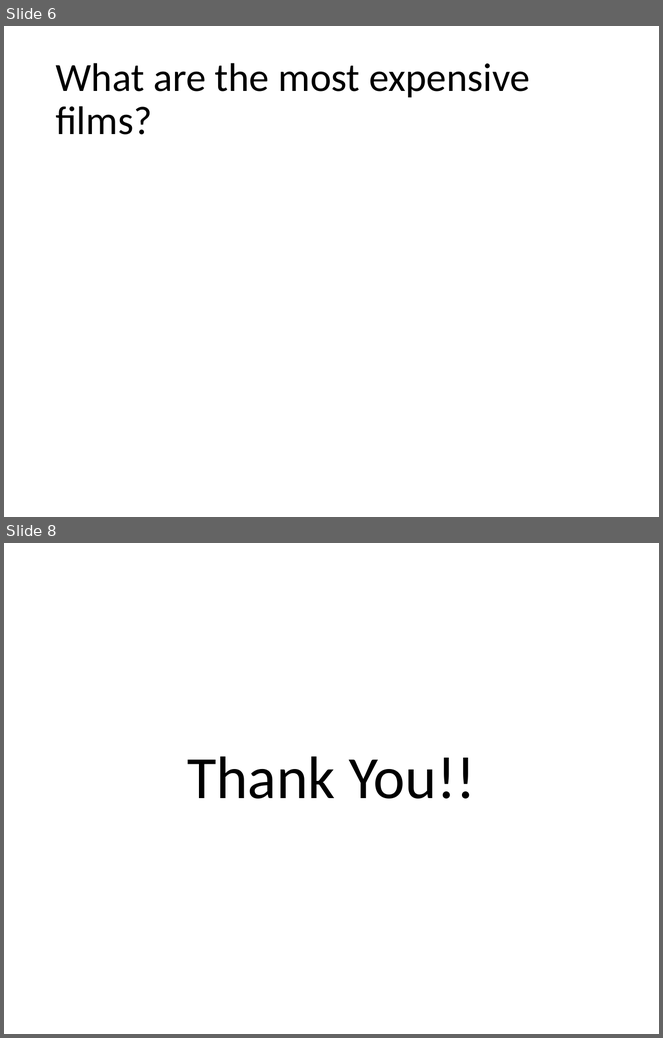
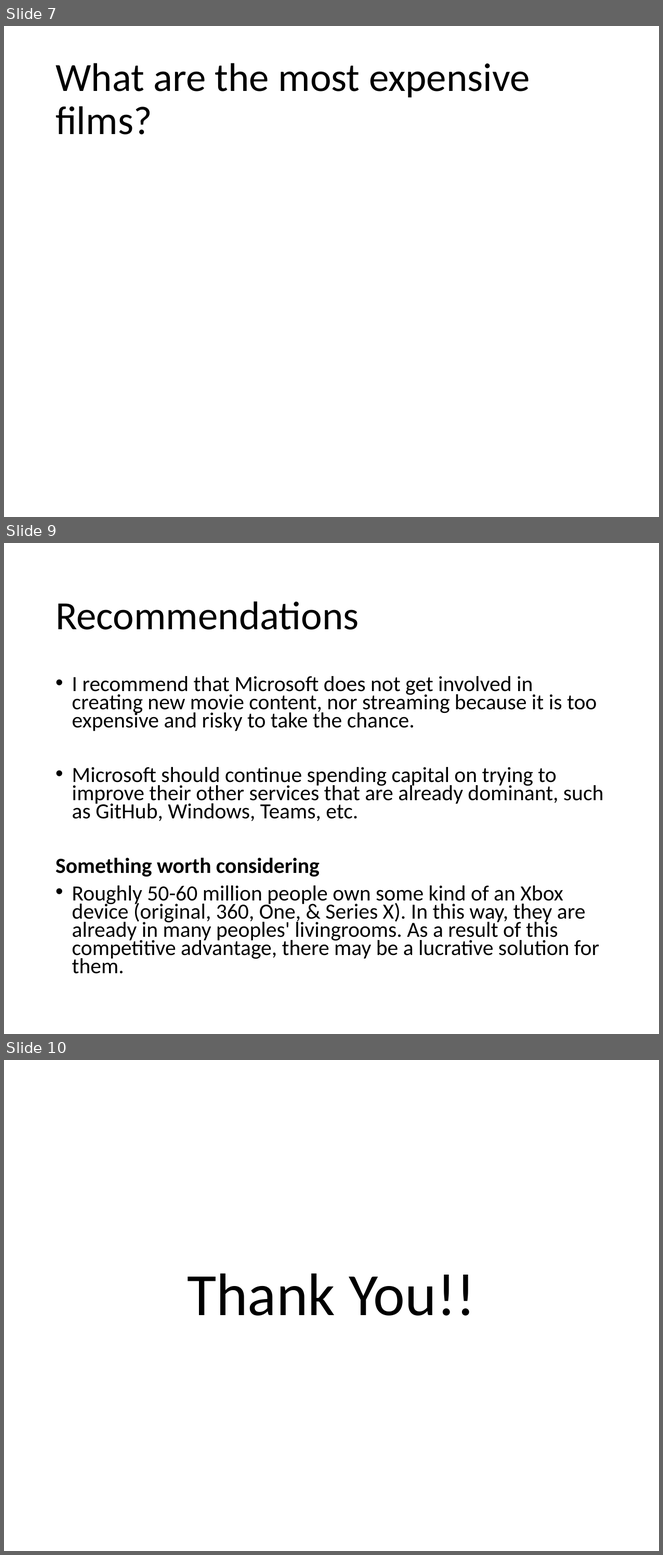
Before and after one commit to kagada01/dsc-mod-1-project-v2-1-online-ds-sp-000, a slide deck: Presentation.pptx. Shown one above the other, each under a label of ours: slides 6 and 8 before the commit, slides 7, 9 and 10 after it; the slides between them are not shown. The pictures are 663x1038 and 663x1555 pixels, drawn with LibreOffice and Linux fonts; fonts in the diff are those of the drawing. Boxes give left, top, right and bottom in pixels: in the first picture for what was removed or moved away, otherwise in the second. Text is boxed around its words. In the diff, an @@ line names an element or a change of style, - is before the commit and + after.

Commit message:
finished notebook, PPT Conclusion & Recommendation. Have 3 chart slides left

```diff
--- a/Presentation.pptx
+++ b/Presentation.pptx
@@ slide 9 added at [4,543,659,1034], background #FFFFFF @@
@@ title added at [55,601,359,630], 44 pt, text #000000 @@
+Recommendations
@@ text added at [55,676,604,974], 23.8 pt, text #000000 @@
+• I recommend that Microsoft does not get involved in creating new movie content, nor streaming because it is too expensive and risky to take the chance.
+• Microsoft should continue spending capital on trying to improve their other services that are already dominant, such as GitHub, Windows, Teams, etc.
+Something worth considering
+• Roughly 50-60 million people own some kind of an Xbox device (original, 360, One, & Series X). In this way, they are already in many peoples' livingrooms. As a result of this competitive advantage, there may be a lucrative solution for them.
@@ what was slide 6 is now slide 7 @@
@@ what was slide 8 is now slide 10 @@
```
Also in this commit, not shown: 2 slides changed, 3 other slides added, 2 slides removed, 2 other files.
